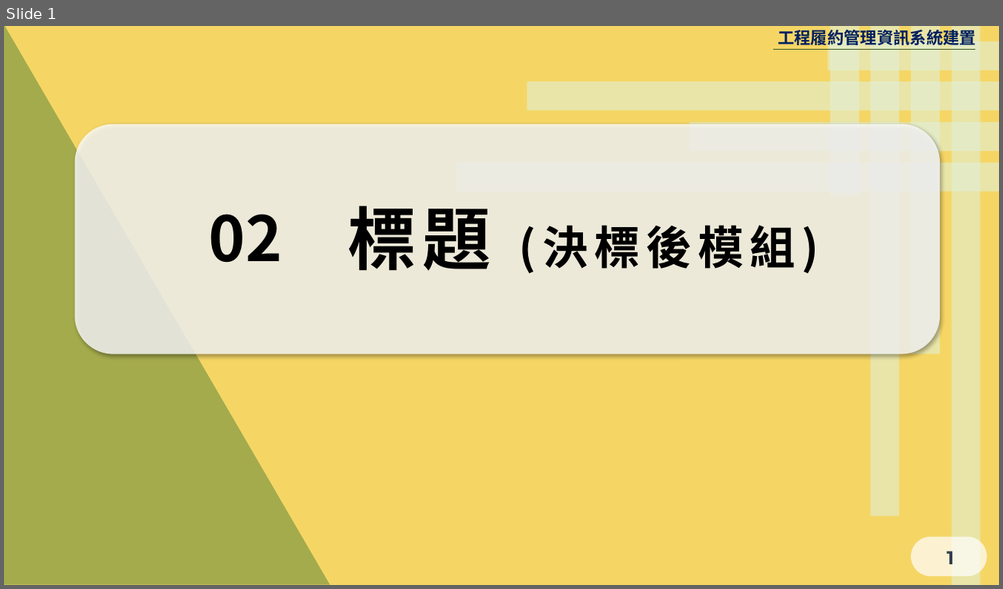
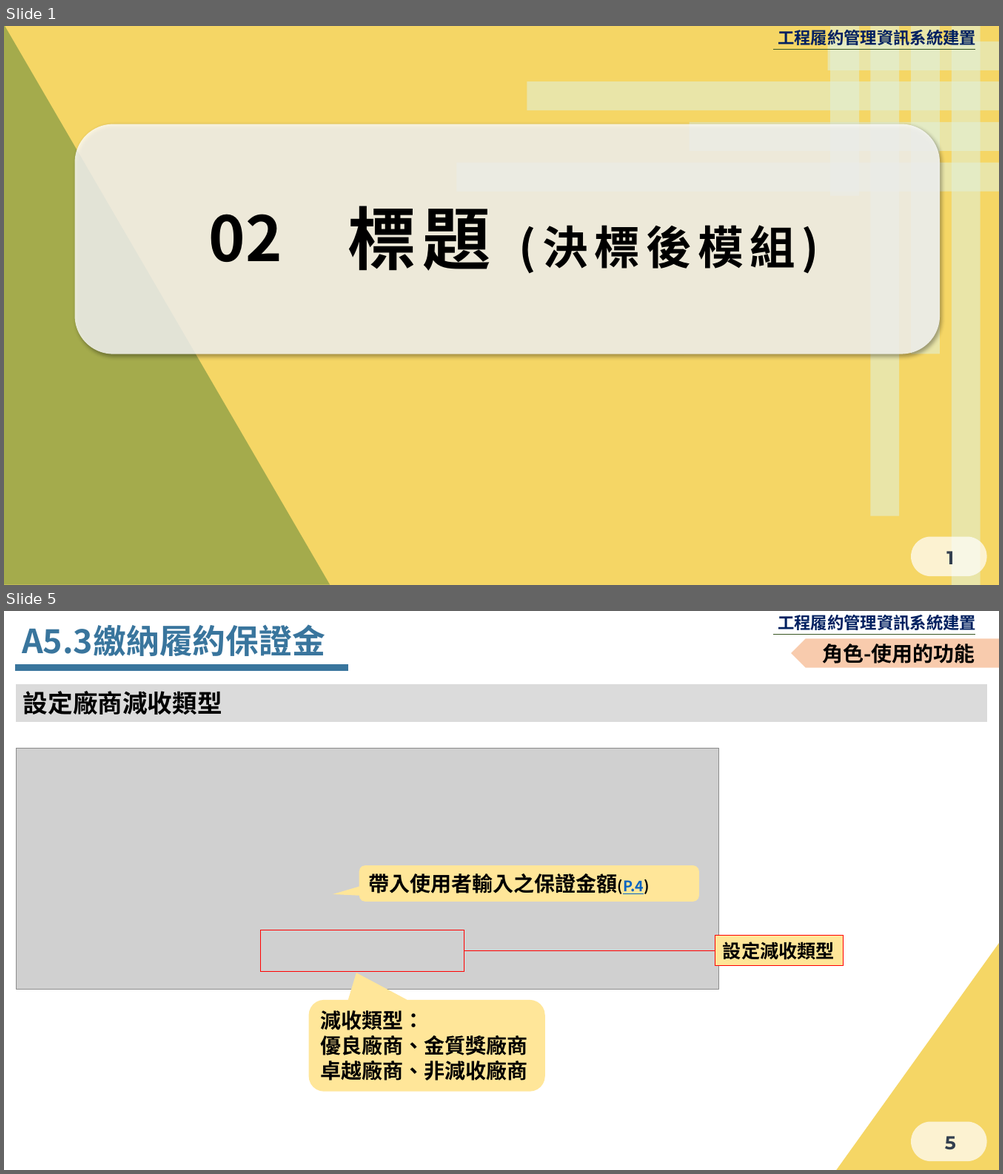
Before and after one commit to Menigo/SunriseDocument, a slide deck: 決標後.pptx. Shown one above the other, each under a label of ours: slide 1 before the commit, slides 1 and 5 after it; the slides between them are not shown. The pictures are 1003x589 and 1003x1174 pixels, drawn with LibreOffice and Linux fonts; fonts in the diff are those of the drawing; grey boxes stand for pictures; background and template pictures are left out. Boxes give left, top, right and bottom in pixels: in the first picture for what was removed or moved away, otherwise in the second. Text is boxed around its words. In the diff, an @@ line names an element or a change of style, - is before the commit and + after.

```diff
--- a/決標後.pptx
+++ b/決標後.pptx
@@ slide 5 added at [4,611,999,1170], background #F5D665; not listed: 4 template elements that a slide beside it also shows @@
@@ freeform shape added at [4,611,791,1170], fill #FFC82D at 60% opacity @@
@@ right triangle added at [4,611,330,1066], fill #F2B300 at 40% opacity @@
@@ snip rect added at [4,611,999,1170], fill #FFFFFF @@
@@ text added at [22,624,325,656], 32 pt, text #39759D, bold @@
+A5.3繳納履約保證金
@@ pentagon arrow added at [791,638,999,668], fill #F8CBAD, 20 pt, text #000000, bold @@
+角色-使用的功能
@@ line added from (15, 668) to (348, 668), #39759D 6 pt @@
@@ rectangle added at [16,684,987,721], fill #DBDBDB, 24 pt, text #000000, bold @@
+設定廠商減收類型
@@ picture added at [16,749,719,989] @@
@@ rounded speech box added at [359,866,700,901], fill #FFE699, 20 pt, text #000000, bold @@
+帶入使用者輸入之保證金額(P.4)
@@ rectangle added at [261,931,464,972], outline #FF0000 1 pt @@
@@ rectangle added at [715,937,843,966], fill #FFE699, outline #FF0000 0.75 pt, 18 pt, text #000000, bold @@
+設定減收類型
@@ right triangle added at [834,942,999,1170], fill #F5D665 @@
@@ line added from (715, 951) to (464, 951), #FF0000 0.5 pt @@
@@ rounded speech box added at [308,1000,545,1092], fill #FFE699, 20 pt, text #000000, bold @@
+減收類型：
+優良廠商、金質獎廠商
+卓越廠商、非減收廠商
```
Also in this commit, not shown: 3 slides changed, 14 other slides added.
